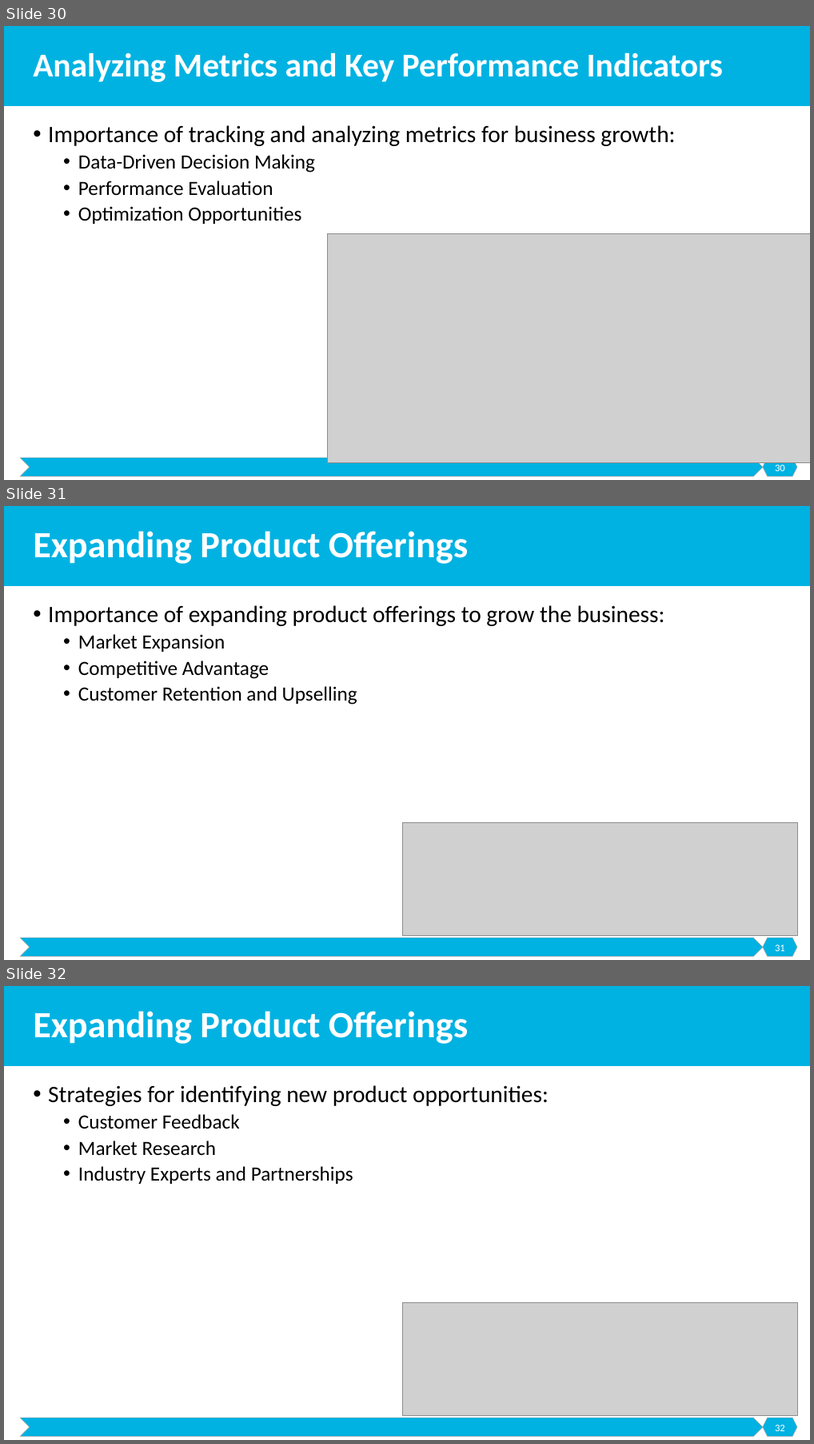
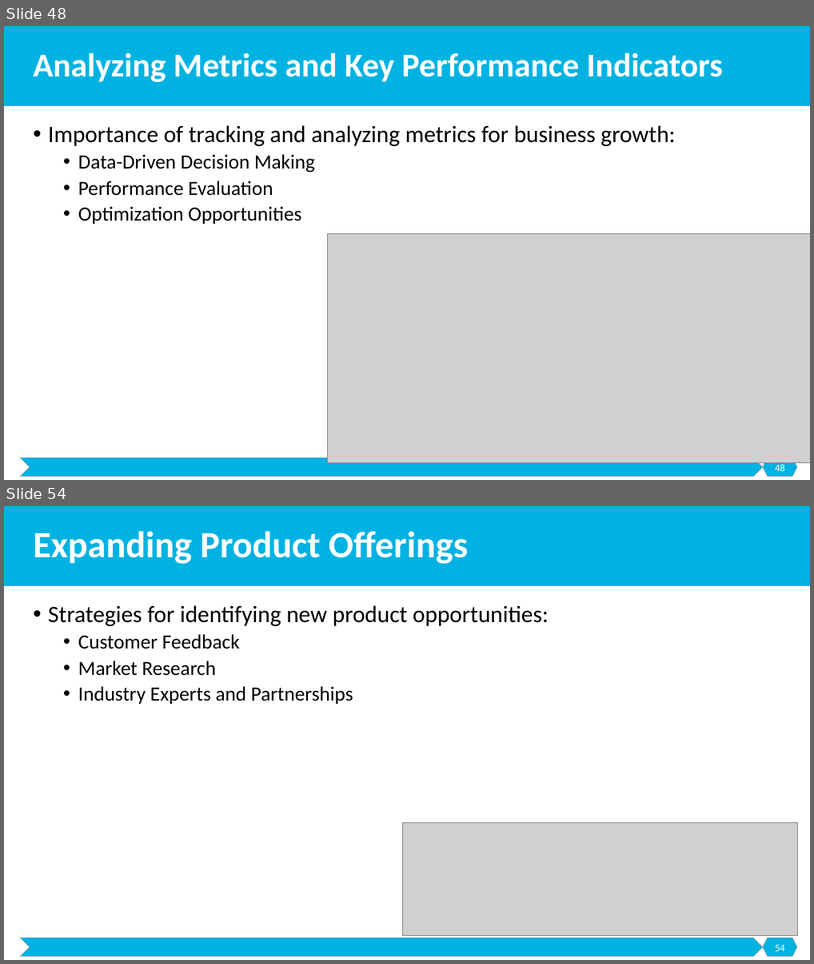
Before and after one commit to malenezi/malenezi, a slide deck: SE495/Lectures/6-Launching and Marketing/Launching and Marketing.pptx. Shown one above the other, each under a label of ours: slides 30, 31 and 32 before the commit, slides 48 and 54 after it; the slides between them are not shown. The pictures are 814x1444 and 814x964 pixels, drawn with LibreOffice and Linux fonts; fonts in the diff are those of the drawing; grey boxes stand for pictures. Boxes give left, top, right and bottom in pixels: in the first picture for what was removed or moved away, otherwise in the second. Text is boxed around its words. In the diff, an @@ line names an element or a change of style, - is before the commit and + after.

```diff
--- a/SE495/Lectures/6-Launching and Marketing/Launching and Marketing.pptx
+++ b/SE495/Lectures/6-Launching and Marketing/Launching and Marketing.pptx
@@ slide 31 removed at bbox=[4, 506, 810, 960], background #FFFFFF; not listed: 3 template elements that a slide beside it also shows @@
@@ title removed at bbox=[33, 531, 468, 564] @@
-Expanding Product Offerings
@@ text removed at bbox=[48, 605, 666, 704] @@
-• Importance of expanding product offerings to grow the business:
-  • Market Expansion
-  • Competitive Advantage
-  • Customer Retention and Upselling
@@ picture removed at bbox=[402, 823, 798, 936] @@
@@ page number removed at bbox=[775, 944, 786, 951] @@
-31
@@ what was slide 30 is now slide 48 @@
@@ page number at bbox=[775, 464, 786, 471]: text changed @@
-30
+48
@@ what was slide 32 is now slide 54 @@
@@ page number at bbox=[775, 944, 786, 951]: text changed @@
-32
+54
```
Also in this commit, not shown: 2 slides changed, 23 slides added, 2 other files.
